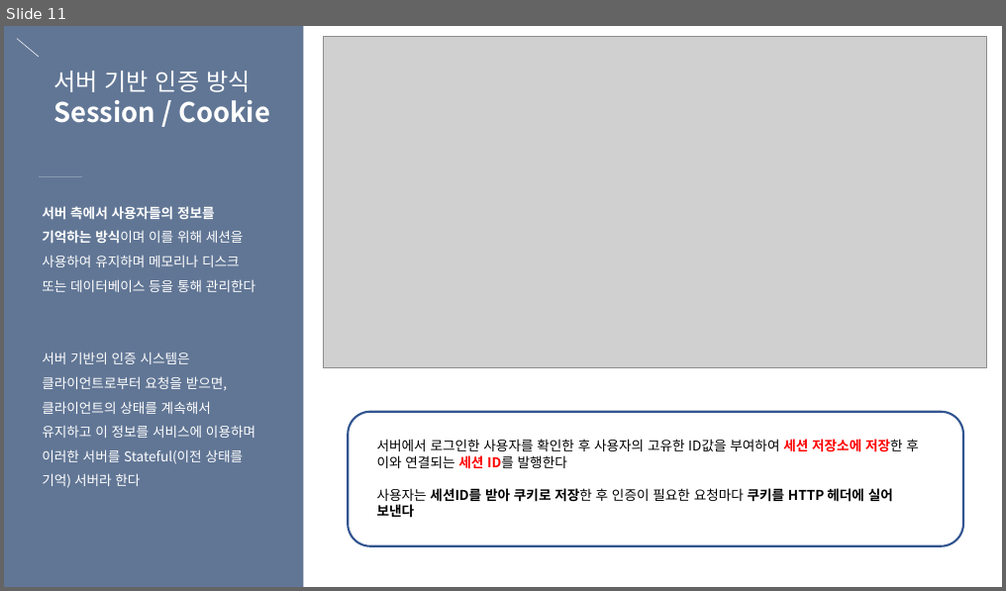
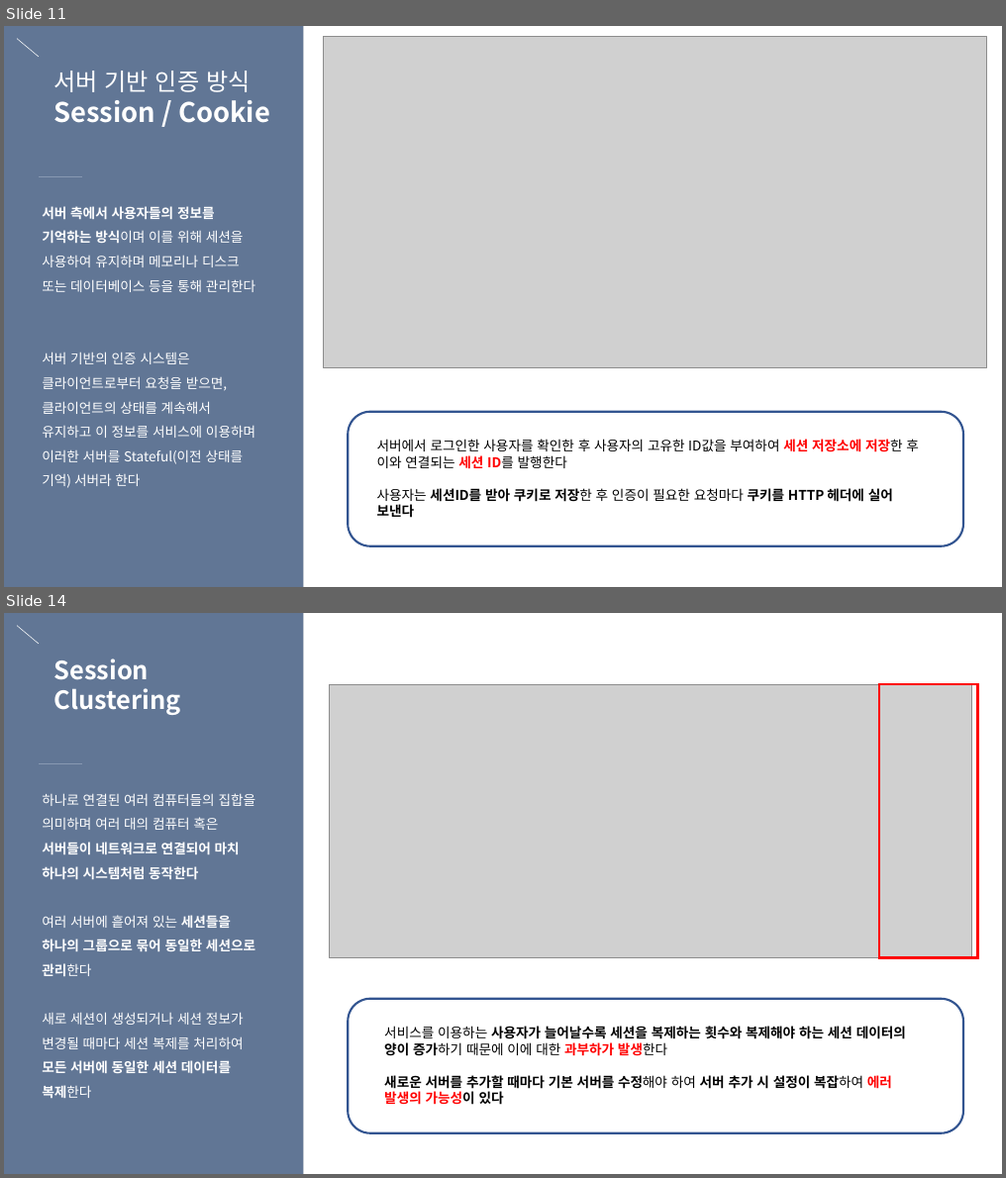
Before and after one commit to eunbee-kim/dmsql1471, a slide deck: 교육/5주차_DB정규화_반정규화_서버인증_세션과쿠키.pptx. Shown one above the other, each under a label of ours: slide 11 before the commit, slides 11 and 14 after it; the slides between them are not shown. The pictures are 1006x591 and 1006x1178 pixels, drawn with LibreOffice and Linux fonts; fonts in the diff are those of the drawing; grey boxes stand for pictures. Boxes give left, top, right and bottom in pixels: in the first picture for what was removed or moved away, otherwise in the second. Text is boxed around its words. In the diff, an @@ line names an element or a change of style, - is before the commit and + after.

```diff
--- a/교육/5주차_DB정규화_반정규화_서버인증_세션과쿠키.pptx
+++ b/교육/5주차_DB정규화_반정규화_서버인증_세션과쿠키.pptx
@@ slide 14 added at <box>4,613,1002,1174</box>, background gradient #617695 to #536580 @@
@@ line added from (17, 626) to (39, 644), #FFFFFF 0.5 pt @@
@@ rectangle added at <box>303,613,1002,1174</box>, fill #FFFFFF @@
@@ text added at <box>54,659,181,715</box>, 24.2 pt, text #FFFFFF, bold @@
+Session Clustering
@@ picture added at <box>330,685,972,959</box> @@
@@ rectangle added at <box>879,685,978,959</box>, outline #FF0000 2 pt @@
@@ line added from (39, 763) to (82, 763), #8899B2 0.5 pt @@
@@ text added at <box>42,793,256,1098</box>, 13 pt, text #FFFFFF @@
+하나로 연결된 여러 컴퓨터들의 집합을 의미하며 여러 대의 컴퓨터 혹은 서버들이 네트워크로 연결되어 마치 하나의 시스템처럼 동작한다
+여러 서버에 흩어져 있는 세션들을 하나의 그룹으로 묶어 동일한 세션으로 관리한다
+새로 세션이 생성되거나 세션 정보가 변경될 때마다 세션 복제를 처리하여 모든 서버에 동일한 세션 데이터를 복제한다
@@ rounded rectangle added at <box>348,999,963,1134</box>, outline #325491 2 pt @@
@@ text added at <box>384,1026,906,1105</box>, 13 pt, text #000000, bold @@
+서비스를 이용하는 사용자가 늘어날수록 세션을 복제하는 횟수와 복제해야 하는 세션 데이터의 양이 증가하기 때문에 이에 대한 과부하가 발생한다
+새로운 서버를 추가할 때마다 기본 서버를 수정해야 하여 서버 추가 시 설정이 복잡하여 에러 발생의 가능성이 있다
```
Also in this commit, not shown: 9 slides changed, 3 other slides added.
